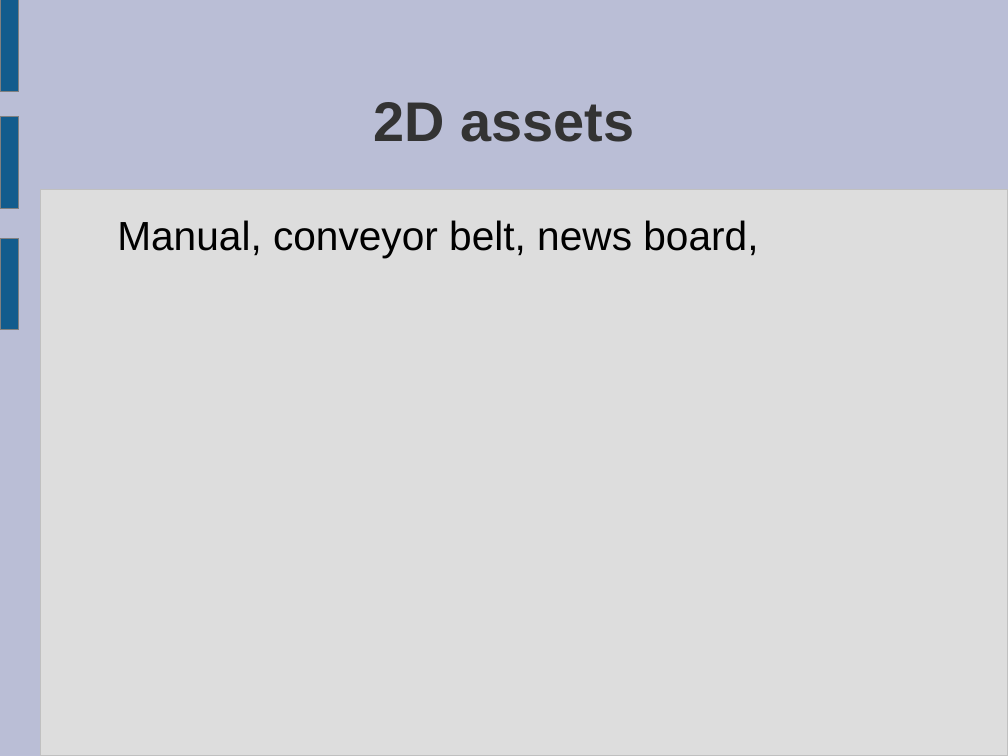
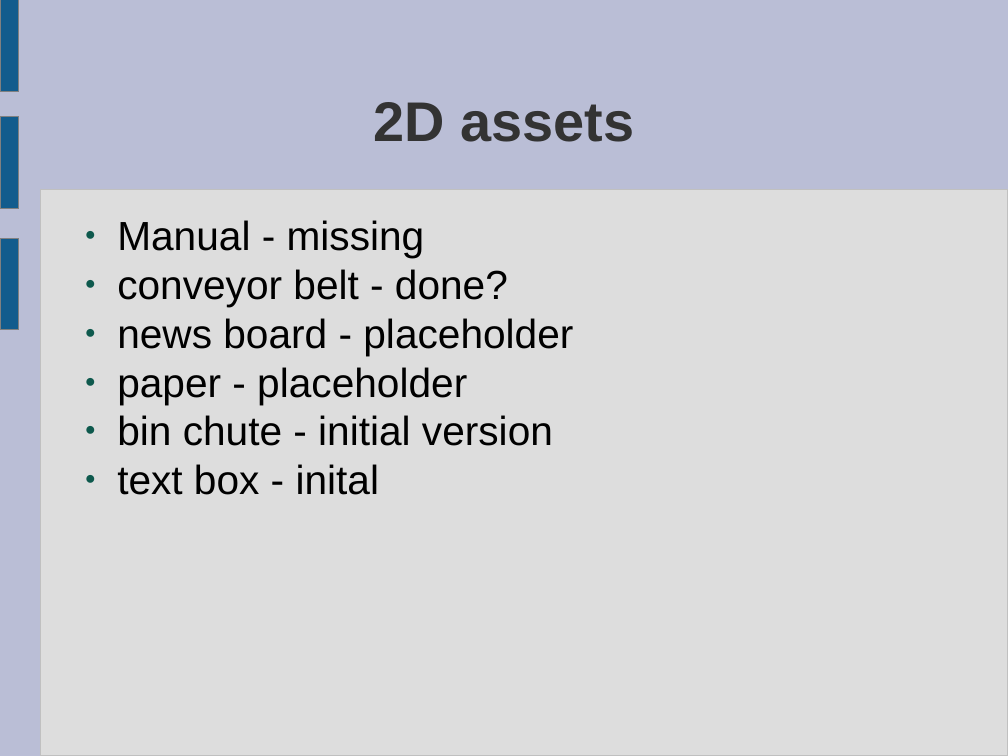
Before and after one commit to ktosox/JingleGameJam2024, a slide deck: slide 12 of GDD.odp (slide 11 before the commit). Drawn at 1008x756 pixels with LibreOffice and Linux fonts; fonts in the diff are those of the drawing. Boxes give left, top, right and bottom in pixels: in the first picture for what was removed or moved away, otherwise in the second. Text is boxed around its words. In the diff, an @@ line names an element or a change of style, - is before the commit and + after.

```diff
--- a/GDD.odp
+++ b/GDD.odp
@@ text at box(117, 220, 573, 495): text changed @@
-Manual, conveyor belt, news board,
+● Manual - missing
+● conveyor belt - done?
+● news board - placeholder
+● paper - placeholder
+● bin chute - initial version
+● text box - inital
```
Also in this commit, not shown: 11 other slides changed, 2 slides added, 11 other files.
